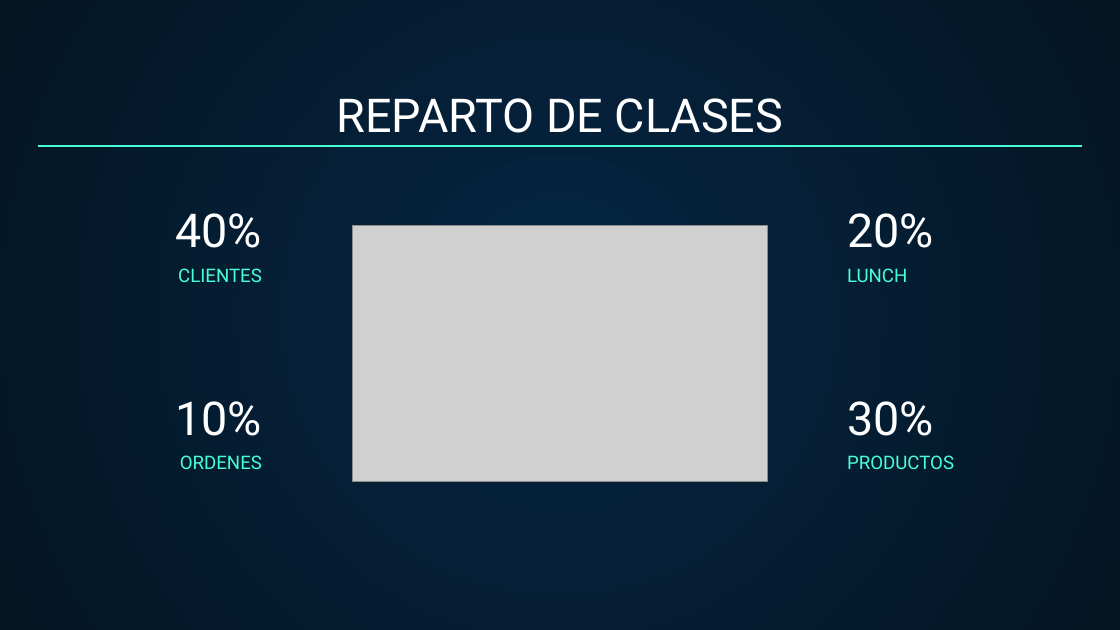
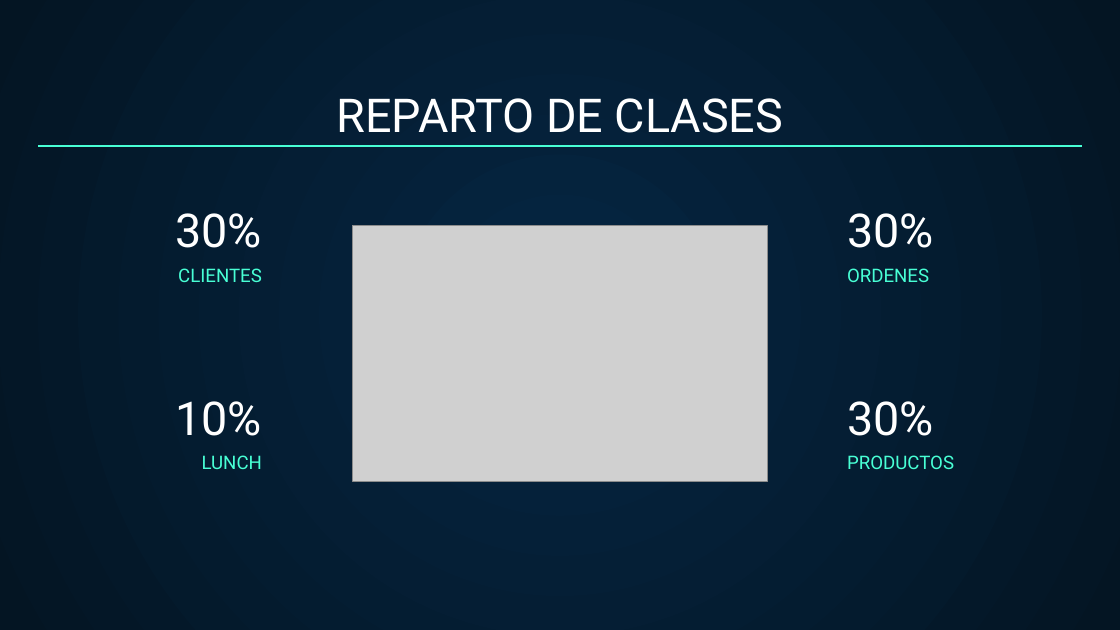
Before and after one commit to Jkinjt/Proyecto, a slide deck: slide 8 of Web Project Proposal by Slidesgo.pptx (slide 9 before the commit). Drawn at 1120x630 pixels with LibreOffice and Linux fonts; fonts in the diff are those of the drawing; grey boxes stand for pictures. Boxes give left, top, right and bottom in pixels: in the first picture for what was removed or moved away, otherwise in the second. Text is boxed around its words. In the diff, an @@ line names an element or a change of style, - is before the commit and + after.

```diff
--- a/Web Project Proposal by Slidesgo.pptx
+++ b/Web Project Proposal by Slidesgo.pptx
@@ title at (175,213,262,248): text changed @@
-40%
+30%
@@ title at (847,213,934,248): text changed @@
-20%
+30%
@@ title at (847,268,929,282): text changed @@
-LUNCH
+ORDENES
@@ title at (202,455,262,469): text changed @@
-ORDENES
+LUNCH
```
Also in this commit, not shown: 2 other slides changed, 1 slide added, 1 slide removed.
